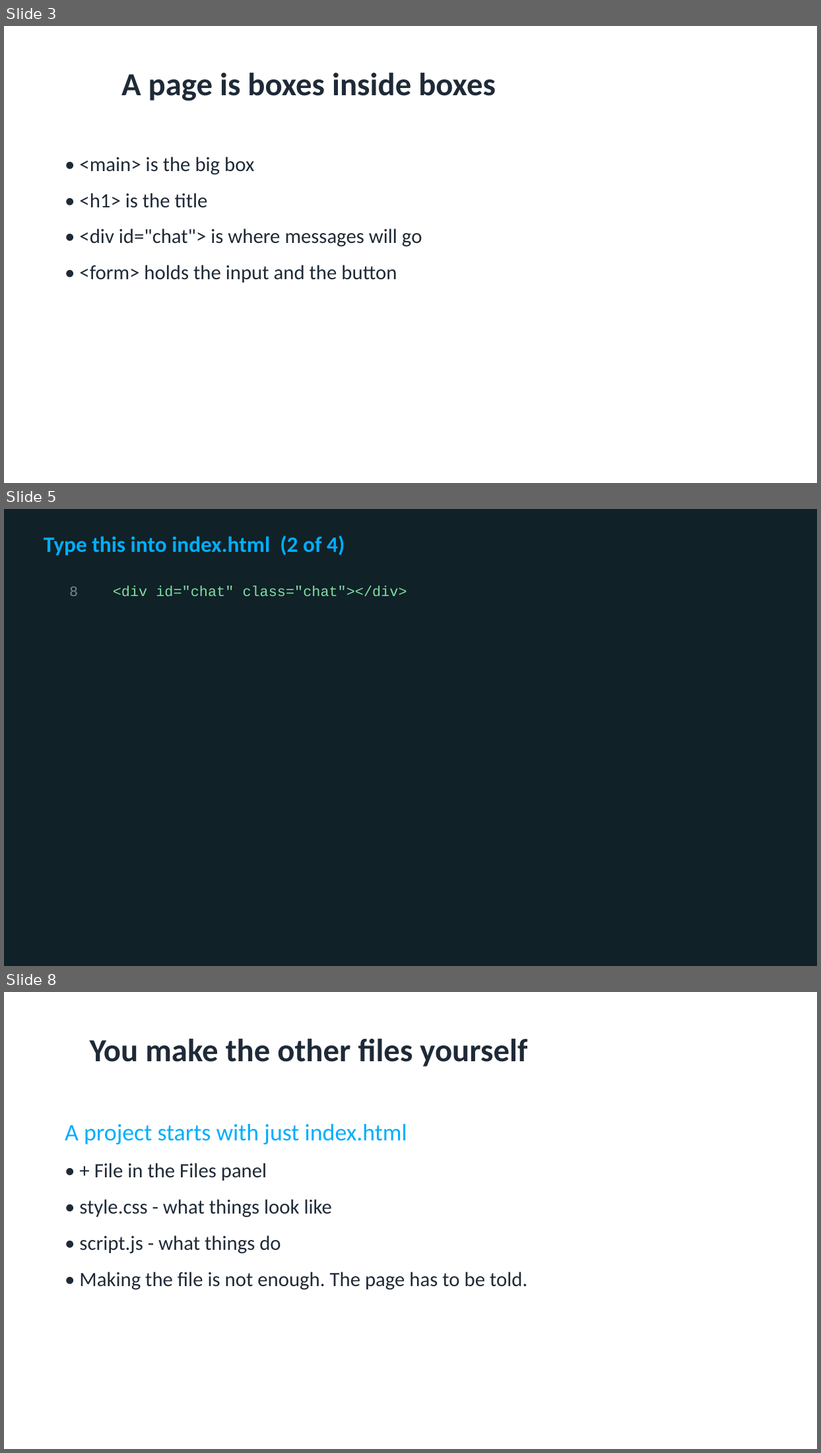
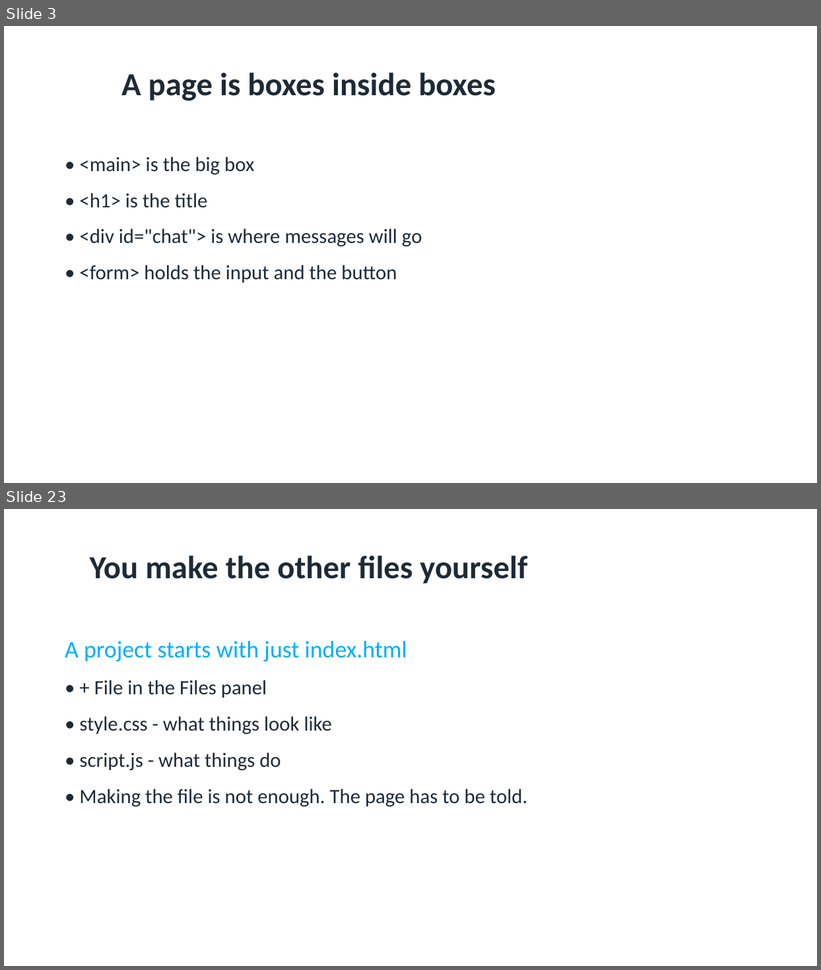
Before and after one commit to utgapps/utgapps.github.io, a slide deck: ai101/slides/week-01.pptx. Shown one above the other, each under a label of ours: slides 3, 5 and 8 before the commit, slides 3 and 23 after it; the slides between them are not shown. The pictures are 821x1453 and 821x970 pixels, drawn with LibreOffice and Linux fonts; fonts in the diff are those of the drawing. Boxes give left, top, right and bottom in pixels: in the first picture for what was removed or moved away, otherwise in the second. Text is boxed around its words. In the diff, an @@ line names an element or a change of style, - is before the commit and + after.

```diff
--- a/ai101/slides/week-01.pptx
+++ b/ai101/slides/week-01.pptx
@@ slide 5 removed at [4,509,817,966], background #102127 @@
@@ text removed at [44,535,345,556] @@
-Type this into index.html (2 of 4)
@@ text removed at [69,586,407,597] @@
-8 <div id="chat" class="chat"></div>
@@ what was slide 8 is now slide 23 @@
```
Also in this commit, not shown: 1 slide changed, 83 slides added, 9 other slides removed, 32 other files.
